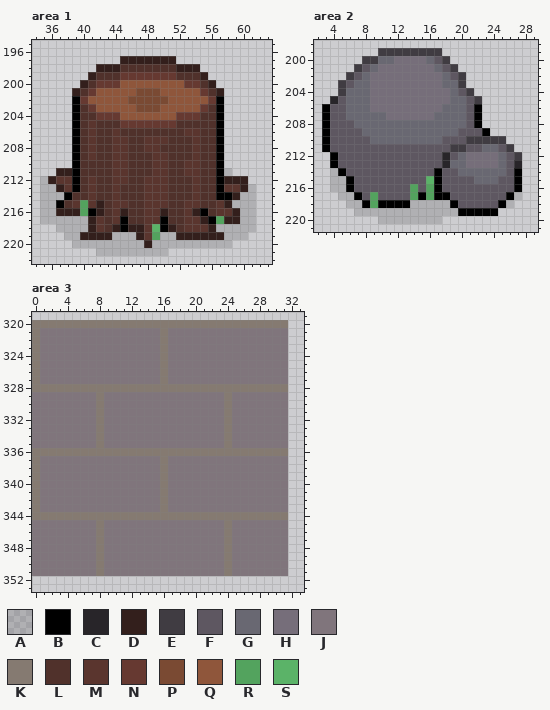
Pixel-art file: aseprite/terrain_atlas.aseprite. Above is the file before it was changed.
256x512 pixels, 1 frame. Colours within 5 levels of each other are drawn and written as one. Shown: area 1: x 34..63, y 195..222; area 2: x 2..29, y 198..221; area 3: x 0..33, y 319..353. The commit also changed other parts of the picture, which this record leaves out.
Palette (. is transparent): A #00000024  B #000000  C #282529  D #331f1c  E #403c42  F #5e5761  G #696872  H #766e7a  J #80757c  K #857a71  L #50312b  M #5a352e  N #663931  P #7a4a33  Q #8f563b  R #53a35e  S #5bb368
And afterwards:
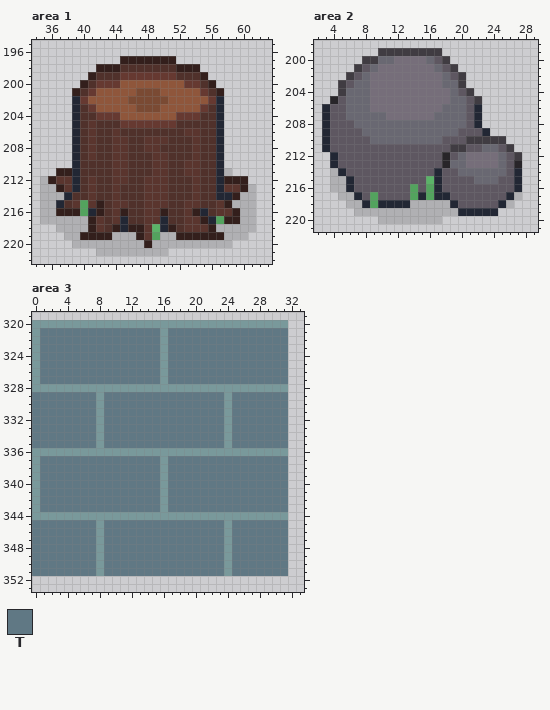
Colours new in this view: T #607884
Changes in this commit:
@@ palette @@
-B #000000
+B #222734
-K #857a71
+K #79999b
--- area 3, layer "Background"
@@ x 0..33 @@
 320 KKKKKKKKKKKKKKKKKKKKKKKKKKKKKKKK..
-321 KJJJJJJJJJJJJJJJKJJJJJJJJJJJJJJJ..
-322 KJJJJJJJJJJJJJJJKJJJJJJJJJJJJJJJ..
-323 KJJJJJJJJJJJJJJJKJJJJJJJJJJJJJJJ..
-324 KJJJJJJJJJJJJJJJKJJJJJJJJJJJJJJJ..
-325 KJJJJJJJJJJJJJJJKJJJJJJJJJJJJJJJ..
-326 KJJJJJJJJJJJJJJJKJJJJJJJJJJJJJJJ..
-327 KJJJJJJJJJJJJJJJKJJJJJJJJJJJJJJJ..
+321 KTTTTTTTTTTTTTTTKTTTTTTTTTTTTTTT..
+322 KTTTTTTTTTTTTTTTKTTTTTTTTTTTTTTT..
+323 KTTTTTTTTTTTTTTTKTTTTTTTTTTTTTTT..
+324 KTTTTTTTTTTTTTTTKTTTTTTTTTTTTTTT..
+325 KTTTTTTTTTTTTTTTKTTTTTTTTTTTTTTT..
+326 KTTTTTTTTTTTTTTTKTTTTTTTTTTTTTTT..
+327 KTTTTTTTTTTTTTTTKTTTTTTTTTTTTTTT..
 328 KKKKKKKKKKKKKKKKKKKKKKKKKKKKKKKK..
-329 JJJJJJJJKJJJJJJJJJJJJJJJKJJJJJJJ..
-330 JJJJJJJJKJJJJJJJJJJJJJJJKJJJJJJJ..
-331 JJJJJJJJKJJJJJJJJJJJJJJJKJJJJJJJ..
-332 JJJJJJJJKJJJJJJJJJJJJJJJKJJJJJJJ..
-333 JJJJJJJJKJJJJJJJJJJJJJJJKJJJJJJJ..
-334 JJJJJJJJKJJJJJJJJJJJJJJJKJJJJJJJ..
-335 JJJJJJJJKJJJJJJJJJJJJJJJKJJJJJJJ..
+329 TTTTTTTTKTTTTTTTTTTTTTTTKTTTTTTT..
+330 TTTTTTTTKTTTTTTTTTTTTTTTKTTTTTTT..
+331 TTTTTTTTKTTTTTTTTTTTTTTTKTTTTTTT..
+332 TTTTTTTTKTTTTTTTTTTTTTTTKTTTTTTT..
+333 TTTTTTTTKTTTTTTTTTTTTTTTKTTTTTTT..
+334 TTTTTTTTKTTTTTTTTTTTTTTTKTTTTTTT..
+335 TTTTTTTTKTTTTTTTTTTTTTTTKTTTTTTT..
 336 KKKKKKKKKKKKKKKKKKKKKKKKKKKKKKKK..
-337 KJJJJJJJJJJJJJJJKJJJJJJJJJJJJJJJ..
-338 KJJJJJJJJJJJJJJJKJJJJJJJJJJJJJJJ..
-339 KJJJJJJJJJJJJJJJKJJJJJJJJJJJJJJJ..
-340 KJJJJJJJJJJJJJJJKJJJJJJJJJJJJJJJ..
-341 KJJJJJJJJJJJJJJJKJJJJJJJJJJJJJJJ..
-342 KJJJJJJJJJJJJJJJKJJJJJJJJJJJJJJJ..
-343 KJJJJJJJJJJJJJJJKJJJJJJJJJJJJJJJ..
+337 KTTTTTTTTTTTTTTTKTTTTTTTTTTTTTTT..
+338 KTTTTTTTTTTTTTTTKTTTTTTTTTTTTTTT..
+339 KTTTTTTTTTTTTTTTKTTTTTTTTTTTTTTT..
+340 KTTTTTTTTTTTTTTTKTTTTTTTTTTTTTTT..
+341 KTTTTTTTTTTTTTTTKTTTTTTTTTTTTTTT..
+342 KTTTTTTTTTTTTTTTKTTTTTTTTTTTTTTT..
+343 KTTTTTTTTTTTTTTTKTTTTTTTTTTTTTTT..
 344 KKKKKKKKKKKKKKKKKKKKKKKKKKKKKKKK..
-345 JJJJJJJJKJJJJJJJJJJJJJJJKJJJJJJJ..
-346 JJJJJJJJKJJJJJJJJJJJJJJJKJJJJJJJ..
-347 JJJJJJJJKJJJJJJJJJJJJJJJKJJJJJJJ..
-348 JJJJJJJJKJJJJJJJJJJJJJJJKJJJJJJJ..
-349 JJJJJJJJKJJJJJJJJJJJJJJJKJJJJJJJ..
-350 JJJJJJJJKJJJJJJJJJJJJJJJKJJJJJJJ..
-351 JJJJJJJJKJJJJJJJJJJJJJJJKJJJJJJJ..
+345 TTTTTTTTKTTTTTTTTTTTTTTTKTTTTTTT..
+346 TTTTTTTTKTTTTTTTTTTTTTTTKTTTTTTT..
+347 TTTTTTTTKTTTTTTTTTTTTTTTKTTTTTTT..
+348 TTTTTTTTKTTTTTTTTTTTTTTTKTTTTTTT..
+349 TTTTTTTTKTTTTTTTTTTTTTTTKTTTTTTT..
+350 TTTTTTTTKTTTTTTTTTTTTTTTKTTTTTTT..
+351 TTTTTTTTKTTTTTTTTTTTTTTTKTTTTTTT..
 352 ..................................
Changed places in both pictures, as pixel boxes (x1, y1, x2, y2):
changed: (56, 96, 128, 232)
changed: (200, 96, 232, 224)
changed: (160, 216, 168, 232)
changed: (322, 104, 522, 216)
changed: (32, 320, 288, 576)
